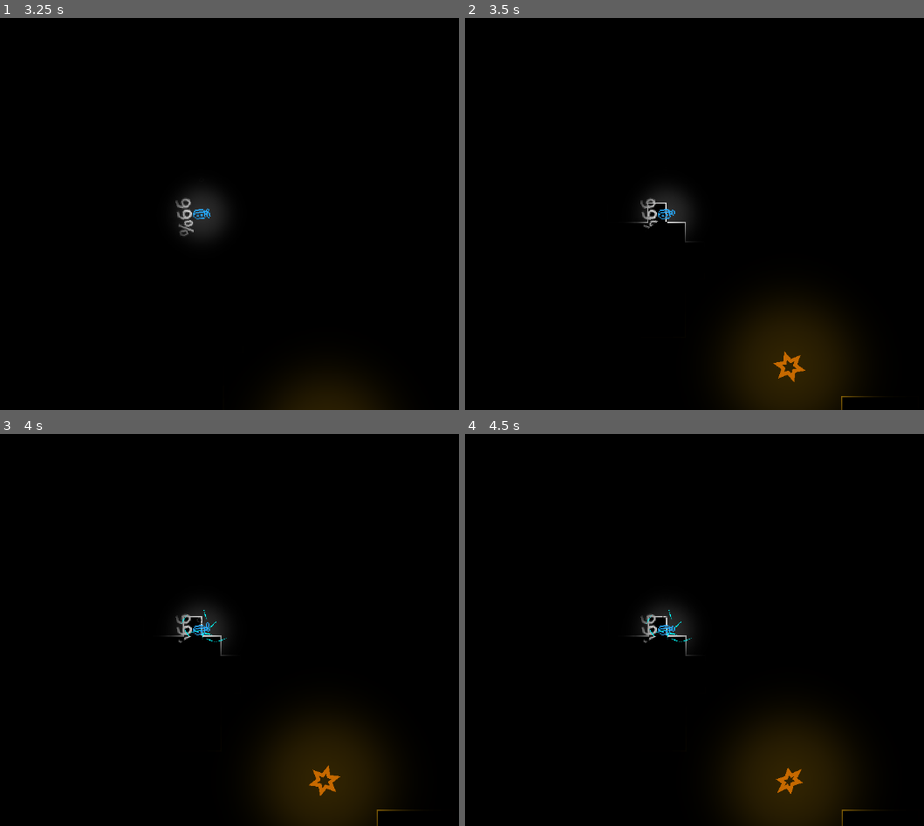
Above: before the commit, frames 1-4 (two rows, left to right).
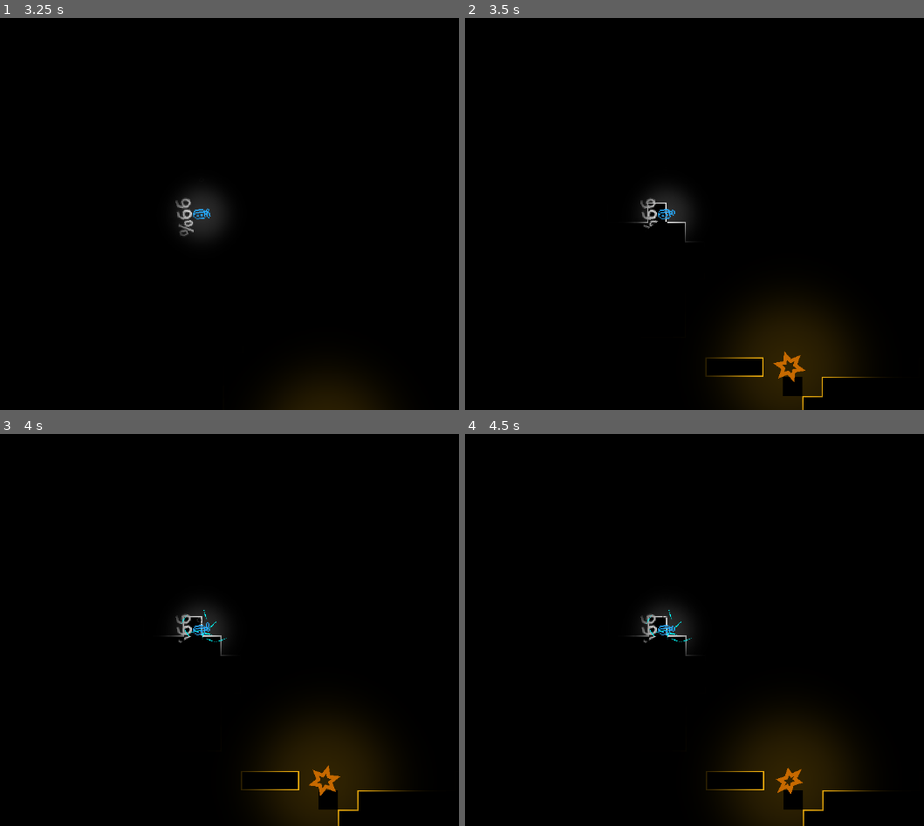
Above: after the commit, the same moments.

Repository: Ahumayed/wild-jam-81
Game: Godot game, scene res://scenes/main_menu.tscn
Same seed, same stepped clock (60 frames per second), same inputs: the game is played once before the commit and once after it. The engine's default icon, where the game draws it, is replaced by a stand-in: a white triangle on a blue panel in a dark square.
Inputs (mouse positions are in pixels of both pictures, inside the frame that each line leads up to):
- Up to frame 1 (3.25 s): click "Play" at 0.5 s; tap Enter at 1.25 s; move the mouse to (353, 194) at 1.27 s; hold D (right) 1.28-2.03 s; tap G (discharge) at 1.35 s; move the mouse to (59, 233) at 2.02 s; hold Shift (fly_down) 2.03-2.78 s; tap F (grab) at 2.1 s; move the mouse to (270, 127) at 2.77 s; hold D (right) from 2.78 s (still down); tap V (use_item) at 2.85 s
- Up to frame 2 (3.5 s): keep holding D (right)
- Up to frame 3 (4 s): move the mouse to (165, 708) at 3.52 s; release D (right) at 3.53 s; hold Space (fly_up) from 3.53 s (still down); tap G (discharge) at 3.6 s
- Up to frame 4 (4.5 s): move the mouse to (878, 688) at 4.27 s; release Space (fly_up) at 4.28 s; hold A (left) from 4.28 s (still down); tap F (grab) at 4.35 s

Frame 1 is identical in both runs. In frame 2, 1.1% of the frame differs, in the area x 52-91%, y 86-100%; in frame 3, 1.1%; in frame 4, 1.1%.

Commit message:
add new scenes/test folder for testing

Diff:
--- a/scenes/cave_tile_map.tscn
+++ b/scenes/cave_tile_map.tscn
@@ -280,7 +280,11 @@
 
 [node name="CaveGenerator" type="Node2D" parent="."]
 script = ExtResource("3_tk525")
-cave_size = Vector2i(100, 2000)
+cave_size = Vector2i(100, 500)
 wall_probability = 47
-thread_count = 8
+thread_count = 16
 metadata/_custom_type_script = "uid://b0f1gdlj1f55x"
+
+[node name="Camera2D" type="Camera2D" parent="."]
+anchor_mode = 0
+zoom = Vector2(0.1, 0.1)
--- a/scenes/main_menu.tscn
+++ b/scenes/main_menu.tscn
@@ -9,6 +9,7 @@
 grow_horizontal = 2
 grow_vertical = 2
 script = ExtResource("1_7vrkn")
+main_scene = "res://scenes/test/test.tscn"
 
 [node name="VBoxContainer" type="VBoxContainer" parent="."]
 layout_mode = 2
Renamed: scenes/test.tscn -> scenes/test/test.tscn
